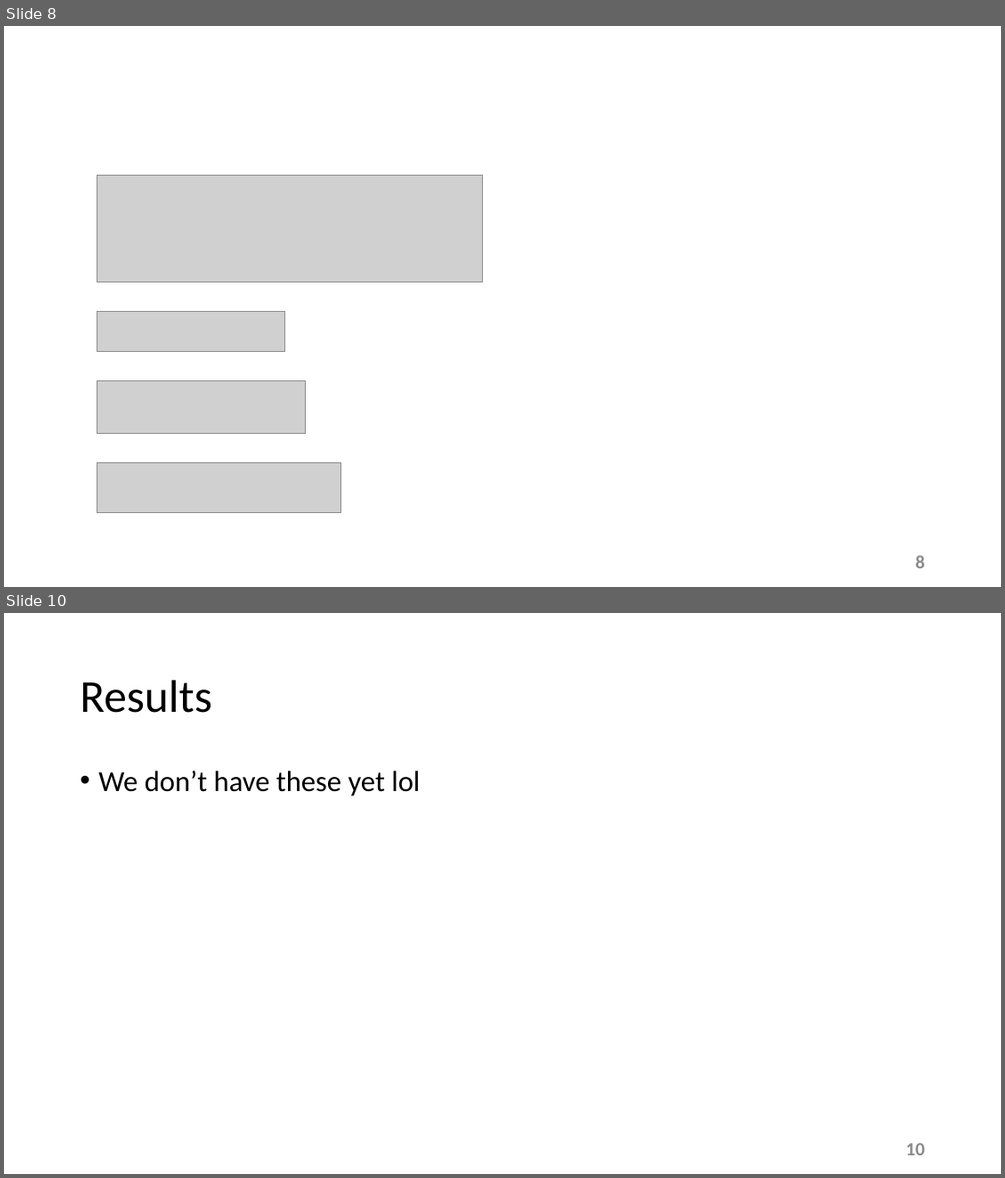
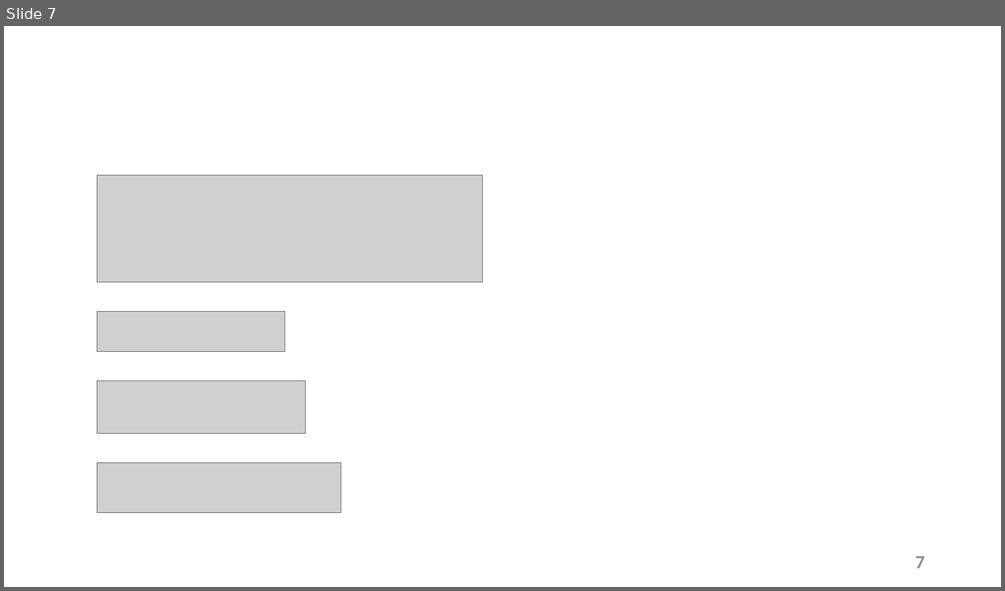
Before and after one commit to esaracin/compressive-sensing-cocktail-party-problem, a slide deck: slide/slides.pptx. Shown one above the other, each under a label of ours: slides 8 and 10 before the commit, slide 7 after it; the slides between them are not shown. The pictures are 1005x1178 and 1005x591 pixels, drawn with LibreOffice and Linux fonts; fonts in the diff are those of the drawing; grey boxes stand for pictures; background and template pictures are left out. Boxes give left, top, right and bottom in pixels: in the first picture for what was removed or moved away, otherwise in the second. Text is boxed around its words. In the diff, an @@ line names an element or a change of style, - is before the commit and + after.

```diff
--- a/slide/slides.pptx
+++ b/slide/slides.pptx
@@ slide 10 removed at (x1=4, y1=613, x2=1001, y2=1174), background #FFFFFF @@
@@ title removed at (x1=80, y1=680, x2=212, y2=713) @@
-Results
@@ text removed at (x1=98, y1=771, x2=420, y2=796) @@
-• We don’t have these yet lol
@@ page number removed at (x1=906, y1=1143, x2=924, y2=1155) @@
-10
@@ what was slide 8 is now slide 7 @@
@@ page number at (x1=915, y1=556, x2=925, y2=568): text changed @@
-8
+7
```
Also in this commit, not shown: 2 slides changed, 2 slides added, 3 other slides removed.
